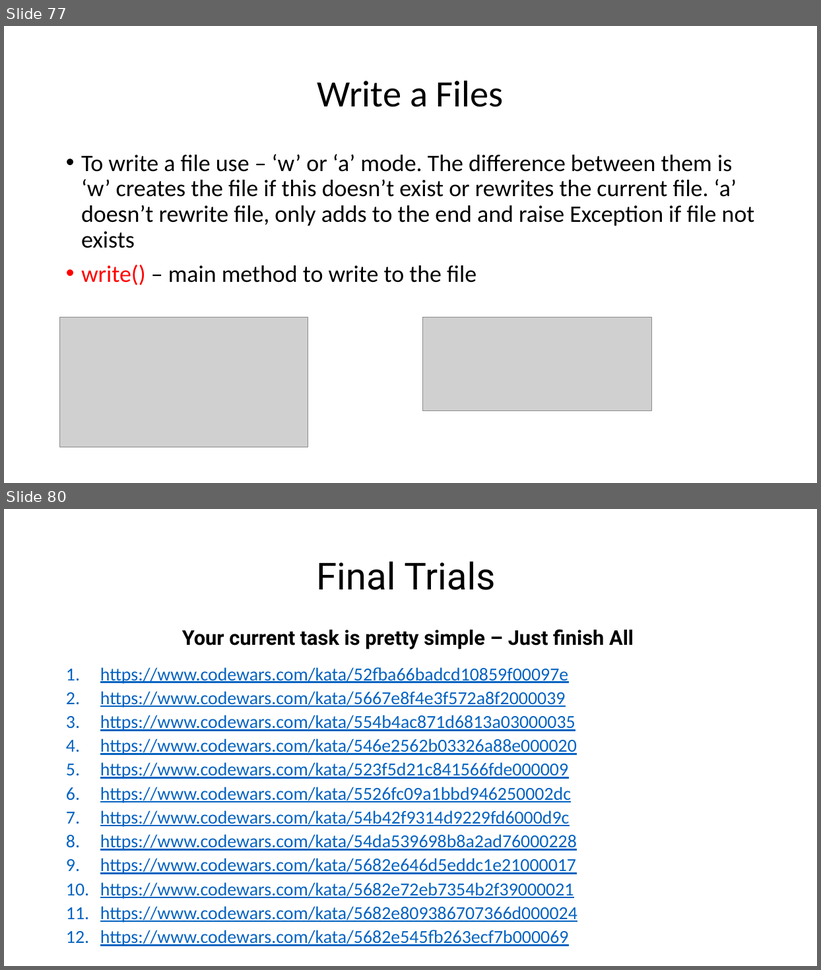
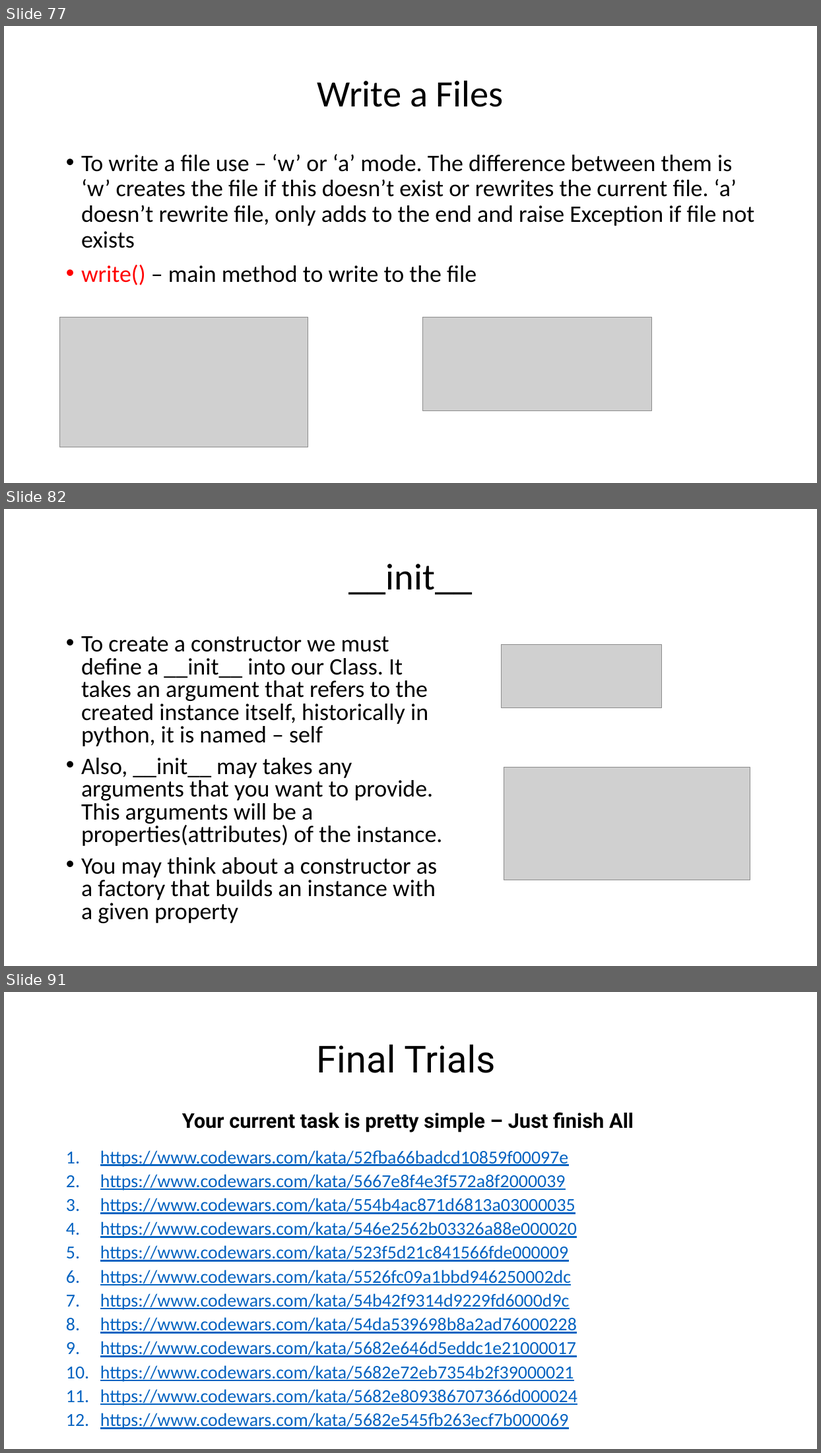
Before and after one commit to WonderLuc/brother-bootcamp, a slide deck: python 101/python_101.pptx. Shown one above the other, each under a label of ours: slides 77 and 80 before the commit, slides 77, 82 and 91 after it; the slides between them are not shown. The pictures are 821x970 and 821x1453 pixels, drawn with LibreOffice and Linux fonts; fonts in the diff are those of the drawing; grey boxes stand for pictures; background and template pictures are left out. Boxes give left, top, right and bottom in pixels: in the first picture for what was removed or moved away, otherwise in the second. Text is boxed around its words. In the diff, an @@ line names an element or a change of style, - is before the commit and + after.

Commit message:
feat: add classes block

```diff
--- a/python 101/python_101.pptx
+++ b/python 101/python_101.pptx
@@ slide 82 added at <box>4,509,817,966</box>, background picture (left out) @@
@@ title added at <box>349,564,472,595</box>, 44 pt, text #000000 @@
+__init__
@@ text added at <box>81,636,442,923</box>, 28 pt, text #000000 @@
+• To create a constructor we must define a __init__ into our Class. It takes an argument that refers to the created instance itself, historically in python, it is named – self
+• Also, __init__ may takes any arguments that you want to provide. This arguments will be a properties(attributes) of the instance.
+• You may think about a constructor as a factory that builds an instance with a given property
@@ picture added at <box>501,645,661,708</box> @@
@@ picture added at <box>504,768,750,881</box> @@
@@ what was slide 80 is now slide 91 @@
```
Also in this commit, not shown: 2 slides changed, 10 other slides added, 1 other file.
